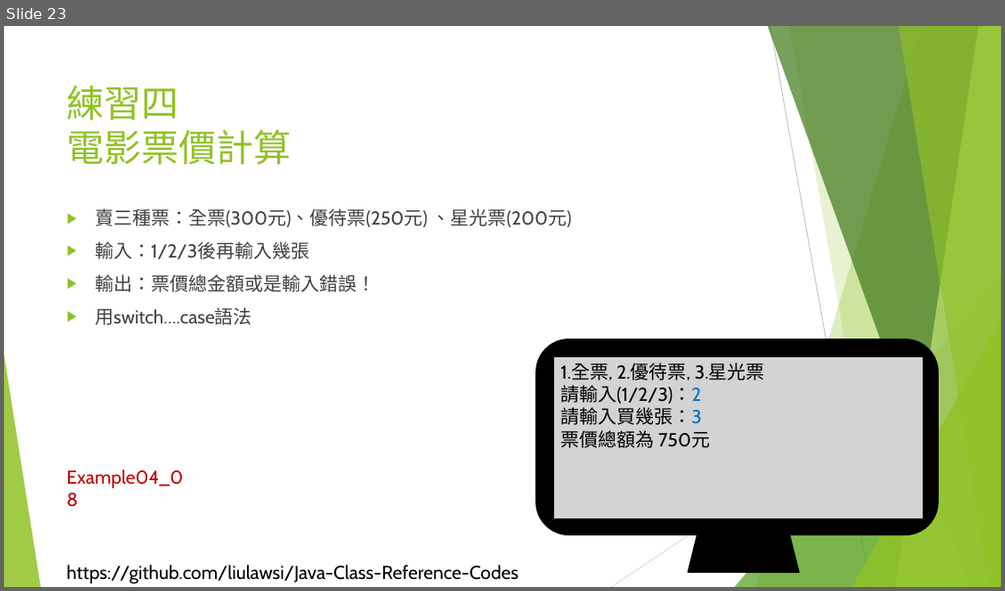
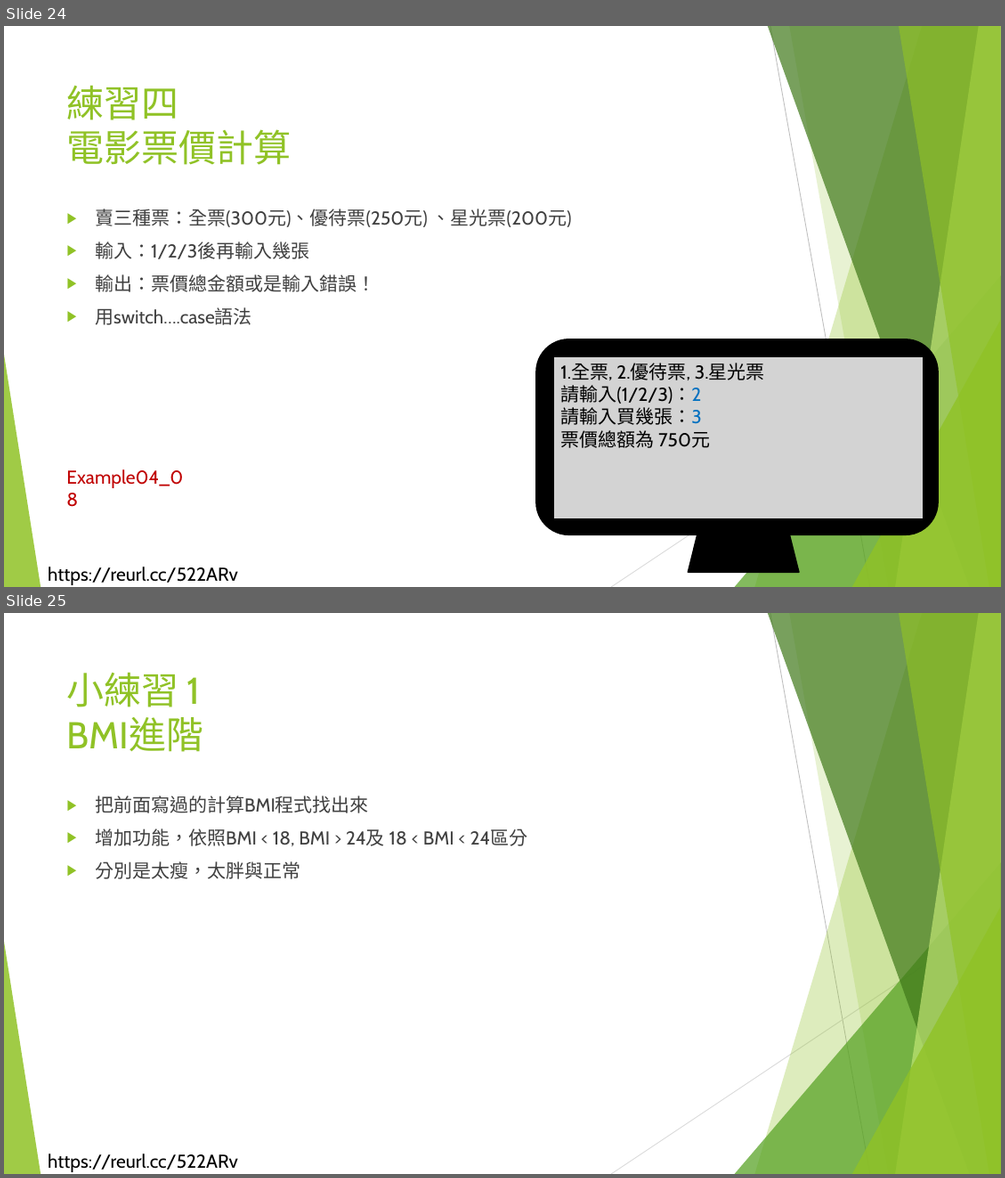
Before and after one commit to liulawsi/My_PPTs, a slide deck: LCC/Java/04_流程控制(分支).pptx. Shown one above the other, each under a label of ours: slide 23 before the commit, slides 24 and 25 after it. The pictures are 1005x591 and 1005x1178 pixels, drawn with LibreOffice and Linux fonts; fonts in the diff are those of the drawing; background and template pictures are left out. Boxes give left, top, right and bottom in pixels: in the first picture for what was removed or moved away, otherwise in the second. Text is boxed around its words. In the diff, an @@ line names an element or a change of style, - is before the commit and + after.

```diff
--- a/LCC/Java/04_流程控制(分支).pptx
+++ b/LCC/Java/04_流程控制(分支).pptx
@@ slide 25 added at (x1=4, y1=613, x2=1001, y2=1174), background #FFFFFF; not listed: 11 template elements that a slide beside it also shows @@
@@ title added at (x1=67, y1=672, x2=204, y2=752), 36 pt, text #90C226 @@
+小練習 1
+BMI進階
@@ text added at (x1=95, y1=795, x2=528, y2=879), 18 pt, text #404040 @@
+▶ 把前面寫過的計算BMI程式找出來
+▶ 增加功能，依照BMI < 18, BMI > 24及 18 < BMI < 24區分
+▶ 分別是太瘦，太胖與正常
@@ what was slide 23 is now slide 24 @@
@@ slide 24 changed as well @@
@@ text added at (x1=48, y1=566, x2=238, y2=585), 18 pt, text #000000 @@
+https://reurl.cc/522ARv
@@ text removed at (x1=66, y1=564, x2=518, y2=584) @@
-https://github.com/liulawsi/Java-Class-Reference-Codes
```
Also in this commit, not shown: 22 other slides changed, 2 other slides added, 13 other files.
